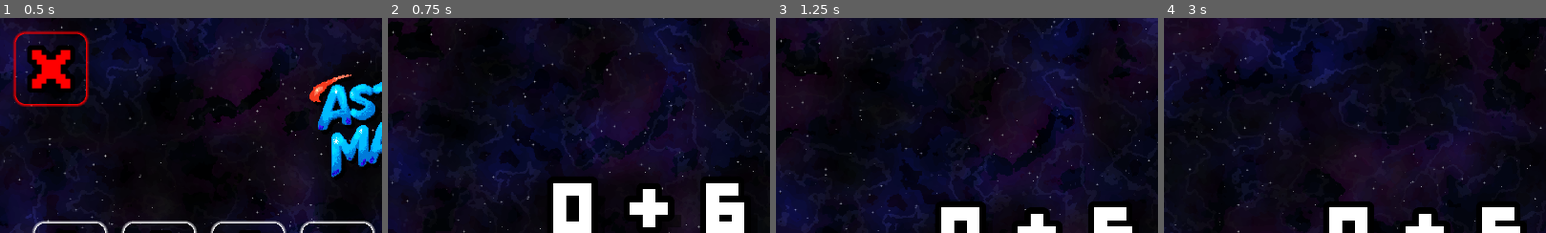
Above: before the commit, frames 1-4 (left to right).
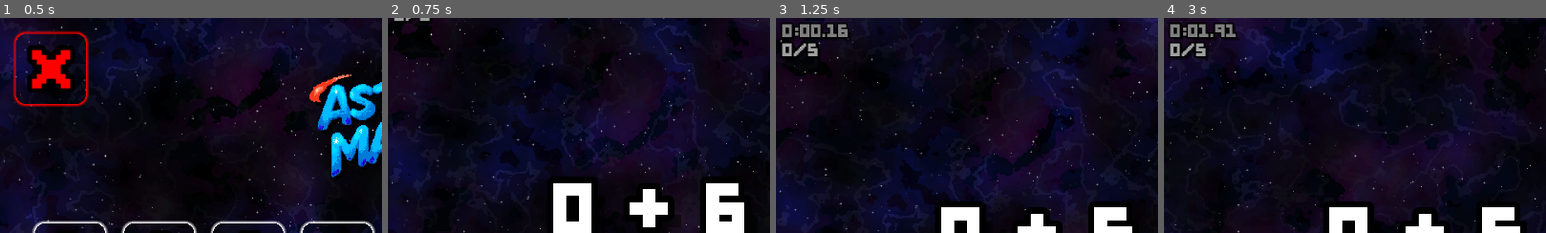
Above: after the commit, the same moments.

Repository: Blueman3612/Space-Math
Game: Godot game, scene res://scenes/main.tscn
Same seed, same stepped clock (60 frames per second), same inputs: the game is played once before the commit and once after it. Sound files missing from this copy of the repository are replaced by a short silence.
Inputs (mouse positions are % of the whole screen's width and height, from its top left):
- Up to frame 1 (0.5 s): no input
- Up to frame 2 (0.75 s): click (9, 56) at 0.5 s
- Up to frame 3 (1.25 s): no input
- Up to frame 4 (3 s): tap Enter (Submit) at 1.25, 1.35, 2.1 s; hold Backspace (Backspace) 2.03-2.78 s; tap R at 2.85 s
The pictures show only the part of the screen within x 0-50%, y 0-50%; the shares and areas given below are measured in that part.

Frame 1 is identical in both runs. In frame 2, 0.1% of the frame differs, in the area x 1-11%, y 0-3%; in frame 3, 1.6%; in frame 4, 1.8%, in the area x 1-20%, y 2-20%.

Commit message:
Add GravityBold32 label settings and integrate timer and accuracy UI in main scene
- Created a new label settings resource for GravityBold32 to enhance text rendering.
- Updated main.tscn to include Timer and Accuracy labels within the Play node for real-time feedback during gameplay.
- Enhanced main.gd to manage timer logic, including grace period and accuracy tracking, improving user experience during play state.
- Implemented UI update functions to reflect timer and accuracy in the game, ensuring players receive immediate feedback on performance.

Diff:
--- /dev/null
+++ b/assets/label settings/GravityBold32.tres
@@ -0,0 +1,12 @@
+[gd_resource type="LabelSettings" load_steps=2 format=3 uid="uid://cfexrs5iigrqq"]
+
+[ext_resource type="FontFile" uid="uid://d4jen7ry6jk7n" path="res://assets/fonts/GravityBold8.ttf" id="1_dtlio"]
+
+[resource]
+font = ExtResource("1_dtlio")
+font_size = 32
+outline_size = 16
+outline_color = Color(0, 0, 0, 1)
+shadow_size = 0
+shadow_color = Color(0, 0, 0, 0.5019608)
+shadow_offset = Vector2(8, 8)
--- a/scenes/main.tscn
+++ b/scenes/main.tscn
@@ -8,6 +8,7 @@
 [ext_resource type="LabelSettings" uid="uid://cbtne7xhouqs1" path="res://assets/label settings/GravityBold64.tres" id="6_tefeu"]
 [ext_resource type="FontFile" uid="uid://d4jen7ry6jk7n" path="res://assets/fonts/GravityBold8.ttf" id="6_tipki"]
 [ext_resource type="Texture2D" uid="uid://bw8wg1e8arbcr" path="res://assets/sprites/Star Icon.png" id="7_o6xl0"]
+[ext_resource type="LabelSettings" uid="uid://cfexrs5iigrqq" path="res://assets/label settings/GravityBold32.tres" id="9_85g3d"]
 
 [sub_resource type="LabelSettings" id="LabelSettings_85g3d"]
 font = ExtResource("6_tipki")
@@ -731,3 +732,30 @@
 label_settings = SubResource("LabelSettings_tipki")
 horizontal_alignment = 1
 vertical_alignment = 1
+
+[node name="Play" type="Control" parent="."]
+anchors_preset = 0
+offset_top = -1144.0
+offset_right = 1920.0
+offset_bottom = -64.0
+mouse_filter = 2
+
+[node name="Timer" type="Label" parent="Play"]
+self_modulate = Color(0.5019608, 0.5019608, 0.5019608, 1)
+layout_mode = 0
+offset_left = 16.0
+offset_top = 16.0
+offset_right = 184.0
+offset_bottom = 48.0
+text = "4:20.69"
+label_settings = ExtResource("9_85g3d")
+
+[node name="Accuracy" type="Label" parent="Play"]
+self_modulate = Color(0.627451, 0.627451, 0.627451, 1)
+layout_mode = 0
+offset_left = 16.0
+offset_top = 64.0
+offset_right = 184.0
+offset_bottom = 96.0
+text = "6/9"
+label_settings = ExtResource("9_85g3d")
--- a/scripts/main.gd
+++ b/scripts/main.gd
@@ -16,6 +16,7 @@
 var scroll_boost_multiplier = 80.0  # How much to boost background scroll speed on submission
 var feedback_max_alpha = 0.1  # Maximum alpha for feedback color overlay
 var problems_per_level = 5  # Number of problems to complete before returning to menu
+var timer_grace_period = 0.5  # Grace period before timer starts in seconds
 
 # Title animation variables
 var title_bounce_speed = 2.0  # Speed of the sin wave animation
@@ -51,9 +52,21 @@
 var feedback_color_rect: ColorRect  # Reference to the feedback color overlay
 var main_menu_node: Control  # Reference to the MainMenu node
 var game_over_node: Control  # Reference to the GameOver node
+var play_node: Control  # Reference to the Play node
 var title_sprite: Sprite2D  # Reference to the Title sprite
 var title_base_position: Vector2  # Store the original position of the title
 var title_animation_time = 0.0  # Track time for sin wave animation
+
+# Timer and accuracy tracking
+var level_start_time = 0.0  # Time when the level started
+var current_level_time = 0.0  # Current elapsed time for the level
+var timer_active = false  # Whether the timer is currently running
+var grace_period_timer = 0.0  # Timer for the grace period
+var correct_answers = 0  # Number of correct answers in current level
+var timer_label: Label  # Reference to the Timer label
+var accuracy_label: Label  # Reference to the Accuracy label
+var player_time_label: Label  # Reference to the PlayerTime label in GameOver
+var player_accuracy_label: Label  # Reference to the PlayerAccuracy label in GameOver
 
 func _ready():
 	# Load and parse the math facts JSON
@@ -78,11 +91,20 @@
 	# Load label settings resource
 	label_settings_resource = load("res://assets/label settings/GravityBold128.tres")
 
-	# Get reference to feedback color overlay, main menu, and game over
+	# Get reference to feedback color overlay, main menu, game over, and play
 	feedback_color_rect = get_node("FeedbackColor")
 	main_menu_node = get_node("MainMenu")
 	game_over_node = get_node("GameOver")
+	play_node = get_node("Play")
 	title_sprite = main_menu_node.get_node("Title")
+
+	# Get references to timer and accuracy labels
+	timer_label = play_node.get_node("Timer")
+	accuracy_label = play_node.get_node("Accuracy")
+
+	# Get references to game over labels
+	player_time_label = game_over_node.get_node("PlayerTime")
+	player_accuracy_label = game_over_node.get_node("PlayerAccuracy")
 
 	# Store the original position of the title for animation
 	if title_sprite:
@@ -143,6 +165,16 @@
 
 	# Only process game logic during PLAY state
 	if current_state == GameState.PLAY:
+		# Handle timer logic with grace period
+		if not timer_active:
+			grace_period_timer += delta
+			if grace_period_timer >= timer_grace_period:
+				timer_active = true
+				level_start_time = Time.get_time_dict_from_system()["hour"] * 3600 + Time.get_time_dict_from_system()["minute"] * 60 + Time.get_time_dict_from_system()["second"]
+		else:
+			# Update timer only if active using delta time for precision
+			current_level_time += delta
+
 		# Update blink timer
 		blink_timer += delta
 		if blink_timer >= blink_interval:
@@ -181,6 +213,9 @@
 		# Update problem display
 		update_problem_display()
 
+		# Update UI labels
+		update_play_ui()
+
 func setup_initial_problem():
 	# Get the existing Problem label and set it up as current
 	current_problem_label = get_node("Problem")
@@ -225,6 +260,14 @@
 	# Check if answer is correct
 	var user_answer_int = int(user_answer)
 	var is_correct = (user_answer_int == current_question.result)
+
+	# Track correct answers
+	if is_correct:
+		correct_answers += 1
+
+	# Pause timer during transition
+	var timer_was_active = timer_active
+	timer_active = false
 
 	# Set color based on correctness, play sound, and show feedback overlay
 	if current_problem_label:
@@ -262,10 +305,17 @@
 
 	# Check if we've completed the required number of problems
 	if problems_completed >= problems_per_level:
+		# Stop timer immediately when last question is answered
+		timer_active = false
+
 		# Wait for the transition delay, then go to game over
 		await get_tree().create_timer(transition_delay).timeout
 		go_to_game_over()
 	else:
+		# Resume timer after transition delay (if it was active)
+		if timer_was_active:
+			timer_active = true
+
 		# Create new problem - continue playing
 		create_new_problem_label()
 		generate_new_question()
@@ -541,6 +591,13 @@
 	"""Transition from MENU to PLAY state"""
 	current_state = GameState.PLAY
 	problems_completed = 0
+	correct_answers = 0
+
+	# Initialize timer variables
+	level_start_time = 0.0
+	current_level_time = 0.0
+	timer_active = false
+	grace_period_timer = 0.0
 
 	# First animate menu down off screen (downward)
 	var tween = create_tween()
@@ -551,6 +608,13 @@
 	# After the downward animation completes, teleport to above screen
 	tween.tween_callback(func(): main_menu_node.position = menu_above_screen)
 
+	# Play node flies in from above
+	play_node.position = menu_above_screen
+	var play_tween = create_tween()
+	play_tween.set_ease(Tween.EASE_OUT)
+	play_tween.set_trans(Tween.TRANS_EXPO)
+	play_tween.tween_property(play_node, "position", menu_on_screen, animation_duration)
+
 	# Trigger scroll speed boost effect
 	var space_bg = get_node("BackgroundLayer/SpaceBackground")
 	if space_bg and space_bg.has_method("boost_scroll_speed"):
@@ -564,8 +628,20 @@
 	"""Transition from PLAY to GAME_OVER state"""
 	current_state = GameState.GAME_OVER
 
+	# Stop the timer (should already be stopped, but ensure it)
+	timer_active = false
+
+	# Update GameOver labels with player performance
+	update_game_over_labels()
+
 	# Clean up any remaining problem labels
 	cleanup_problem_labels()
+
+	# Play node flies down off screen
+	var play_tween = create_tween()
+	play_tween.set_ease(Tween.EASE_OUT)
+	play_tween.set_trans(Tween.TRANS_EXPO)
+	play_tween.tween_property(play_node, "position", menu_below_screen, animation_duration)
 
 	# GameOver teleports to above screen, then animates down to center
 	game_over_node.position = menu_above_screen
@@ -605,6 +681,43 @@
 
 	return_to_menu()
 
+func update_play_ui():
+	"""Update the Timer and Accuracy labels during gameplay"""
+	if not timer_label or not accuracy_label:
+		return
+
+	# Update timer display (mm:ss.ss format)
+	var display_time = current_level_time
+	if not timer_active:
+		display_time = 0.0  # Show 0:00.00 during grace period
+
+	var minutes = int(display_time / 60)
+	var seconds = int(display_time) % 60
+	var hundredths = int((display_time - int(display_time)) * 100)
+
+	var time_string = "%d:%02d.%02d" % [minutes, seconds, hundredths]
+	timer_label.text = time_string
+
+	# Update accuracy display (correct/total format)
+	var accuracy_string = "%d/%d" % [correct_answers, problems_per_level]
+	accuracy_label.text = accuracy_string
+
+func update_game_over_labels():
+	"""Update the GameOver labels with player's final performance"""
+	if not player_time_label or not player_accuracy_label:
+		return
+
+	# Update player time display (mm:ss.ss format - same as in-game timer)
+	var minutes = int(current_level_time / 60)
+	var seconds = int(current_level_time) % 60
+	var hundredths = int((current_level_time - int(current_level_time)) * 100)
+	var time_string = "%d:%02d.%02d" % [minutes, seconds, hundredths]
+	player_time_label.text = time_string
+
+	# Update player accuracy display (correct/total format)
+	var accuracy_string = "%d/%d" % [correct_answers, problems_per_level]
+	player_accuracy_label.text = accuracy_string
+
 func cleanup_problem_labels():
 	"""Remove any remaining problem labels from the scene"""
 	for child in get_children():
Not shown: 1 places in scenes/main.tscn that only renumber resources
